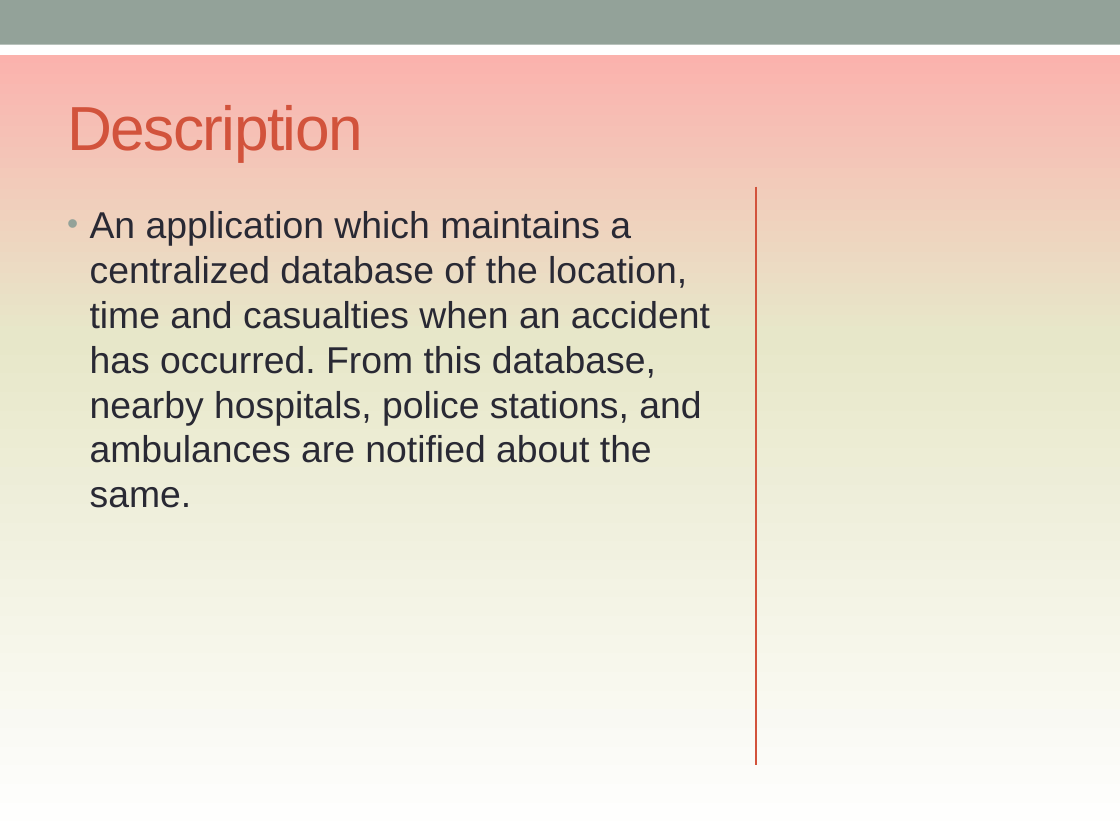
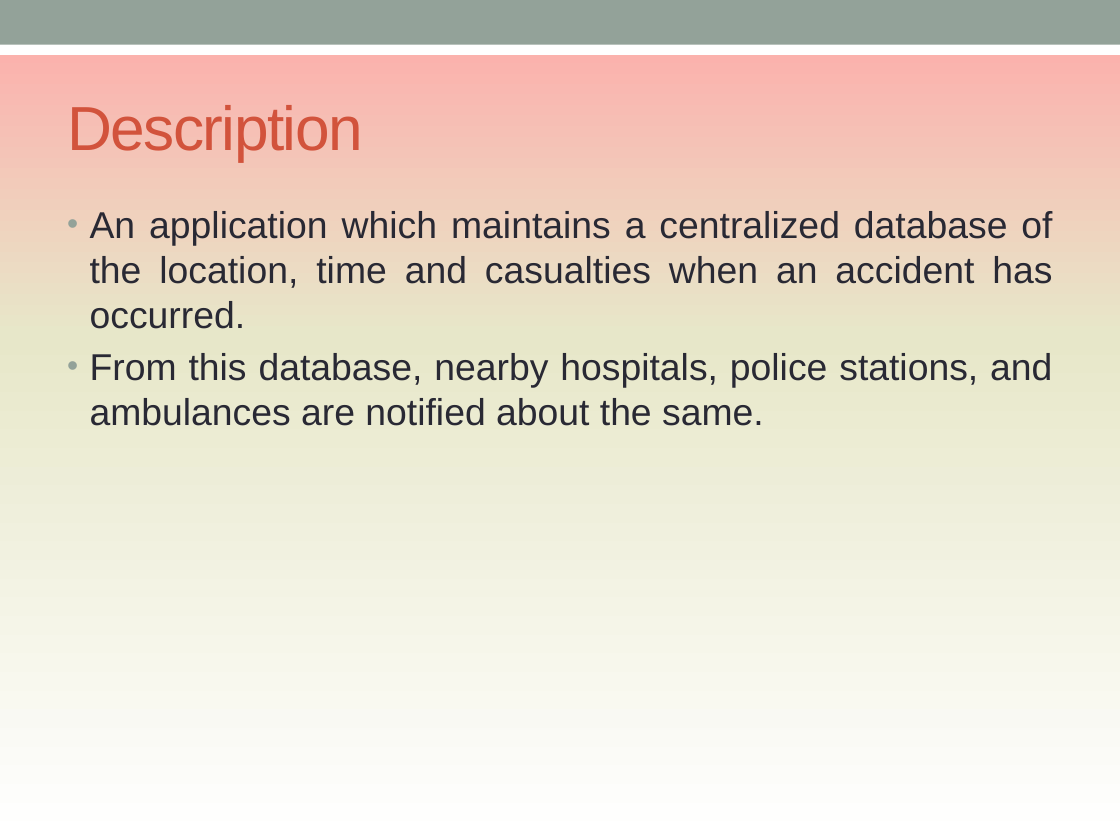
Before and after one commit to cbitosc/HTF19-AppMonsters, a slide deck: slide 2 of ALERT.360.pptx (slide 4 before the commit). Drawn at 1120x840 pixels with LibreOffice and Linux fonts; fonts in the diff are those of the drawing. Boxes give left, top, right and bottom in pixels: in the first picture for what was removed or moved away, otherwise in the second. Text is boxed around its words. In the diff, an @@ line names an element or a change of style, - is before the commit and + after.

```diff
--- a/ALERT.360.pptx
+++ b/ALERT.360.pptx
@@ line removed from (756, 187) to (756, 765) @@
@@ text at [90,211,1052,426]: text changed @@
-• An application which maintains a centralized database of the location, time and casualties when an accident has occurred. From this database, nearby hospitals, police stations, and ambulances are notified about the same.
+• An application which maintains a centralized database of the location, time and casualties when an accident has occurred.
+• From this database, nearby hospitals, police stations, and ambulances are notified about the same.
```
Also in this commit, not shown: 4 other slides changed, 3 slides added, 1 slide removed.
